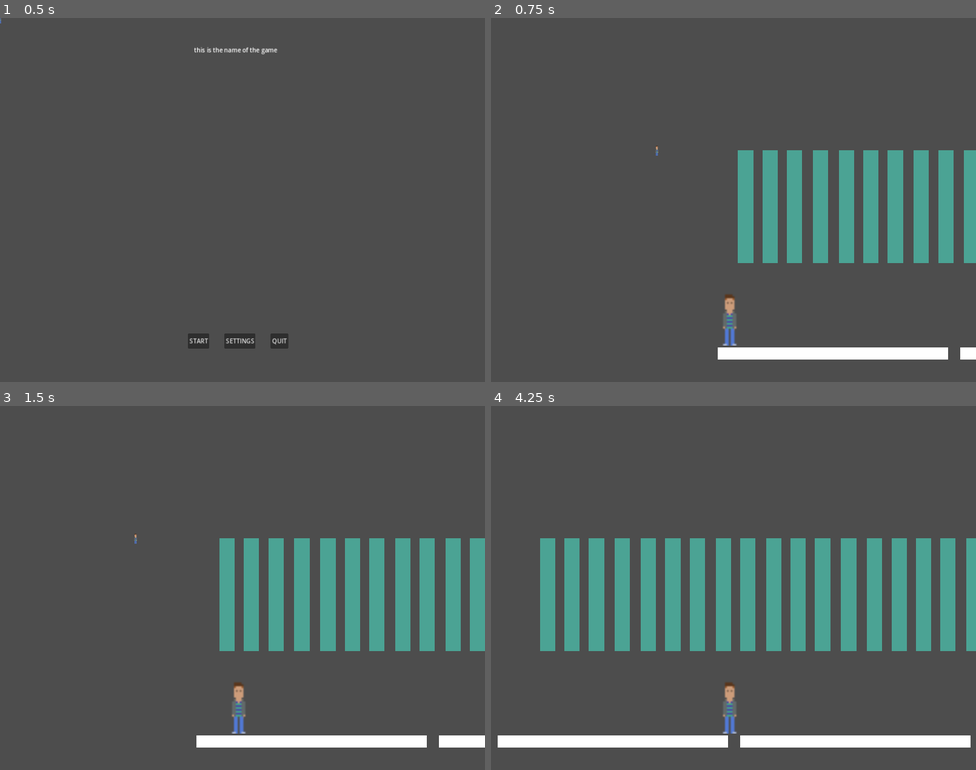
Above: before the commit, frames 1-4 (two rows, left to right).
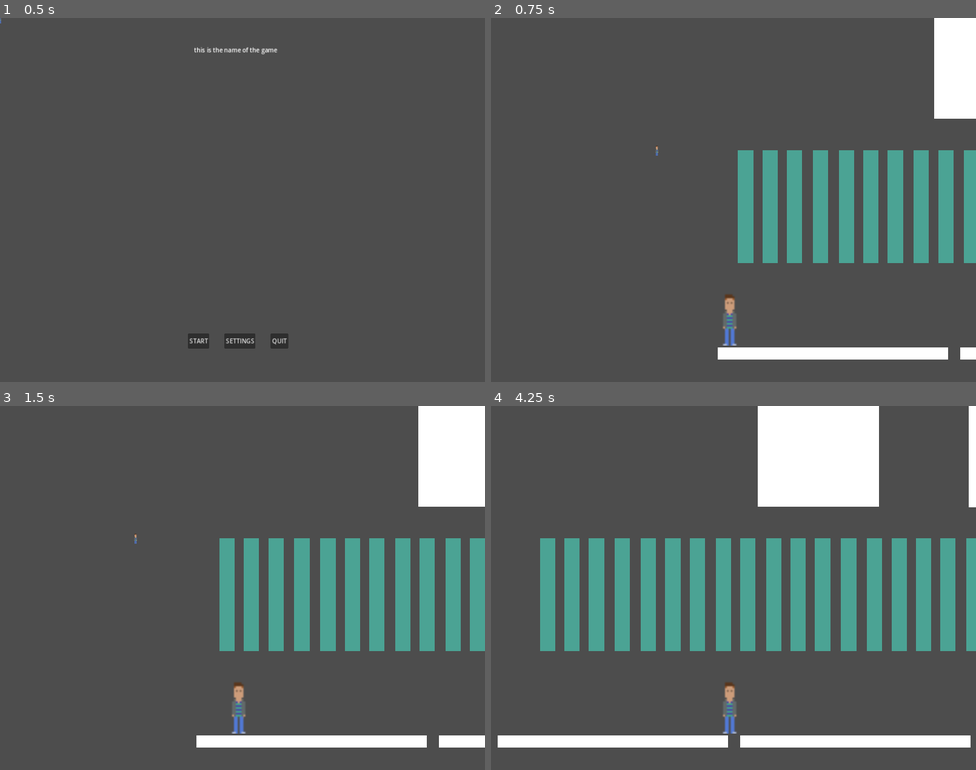
Above: after the commit, the same moments.

Repository: adamsocki/test_godot
Game: Godot game, scene res://game_manager.tscn
Same seed, same stepped clock (60 frames per second), same inputs: the game is played once before the commit and once after it.
Inputs (mouse positions are in pixels of both pictures, inside the frame that each line leads up to):
- Up to frame 1 (0.5 s): no input
- Up to frame 2 (0.75 s): click "START" at 0.5 s
- Up to frame 3 (1.5 s): tap Enter at 1.25 s; move the mouse to (349, 569) at 1.27 s; hold D (move_right) from 1.28 s (still down)
- Up to frame 4 (4.25 s): move the mouse to (636, 606) at 2.02 s; release D (move_right) at 2.03 s; hold Left (move_left) 2.03-2.78 s; move the mouse to (782, 507) at 2.77 s; hold D (move_right) from 2.78 s (still down); move the mouse to (709, 660) at 3.52 s

Frame 1 is identical in both runs. In frame 2, 2.4% of the frame differs, in the area x 91-100%, y 0-28%; in frame 3, 3.8%; in frame 4, 7.3%, in the area x 55-100%, y 0-28%.

Commit message:
parallax 2

Diff:
--- a/game1_2D/functions.gd
+++ b/game1_2D/functions.gd
@@ -8,5 +8,7 @@
 	match type:
 		1:
 			return 40
+		2:
+			return 80
 		_:
 			pass
--- a/game1_2D/levels/level_1.gd
+++ b/game1_2D/levels/level_1.gd
@@ -10,9 +10,15 @@
 
 
 
+
+
 func _process(delta):
 
 	if $Player.velocity.x > 0.0:
 		$Paralax_set_1.position.x += functions.paralax_mover(1) * delta
+		$Paralax_set_2.position.x += functions.paralax_mover(2) * delta
+
+
 	elif $Player.velocity.x < 0.0:
 		$Paralax_set_1.position.x -= functions.paralax_mover(1) * delta
+		$Paralax_set_2.position.x -= functions.paralax_mover(2) * delta
--- a/game1_2D/levels/level_1.tscn
+++ b/game1_2D/levels/level_1.tscn
@@ -307,3 +307,21 @@
 offset_top = 520.0
 offset_right = 1408.0
 offset_bottom = 552.0
+
+[node name="Paralax_set_2" type="Node2D" parent="."]
+position = Vector2(-3776, -5048)
+scale = Vector2(14.6804, 117.624)
+
+[node name="ColorRect" type="ColorRect" parent="Paralax_set_2"]
+offset_left = 307.348
+offset_top = 37.6793
+offset_right = 347.348
+offset_bottom = 77.6793
+scale = Vector2(0.544846, 0.105248)
+
+[node name="ColorRect2" type="ColorRect" parent="Paralax_set_2"]
+offset_left = 345.493
+offset_top = 37.5433
+offset_right = 385.493
+offset_bottom = 77.5433
+scale = Vector2(0.122516, 0.105662)
